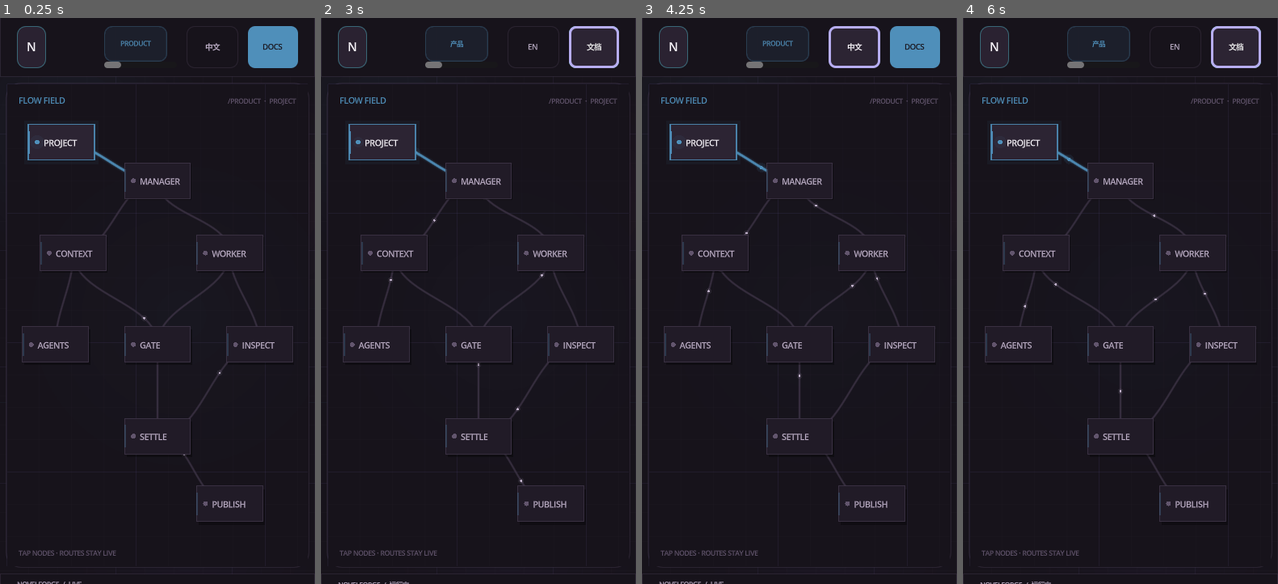
Above: before the commit, frames 1-4 (left to right).
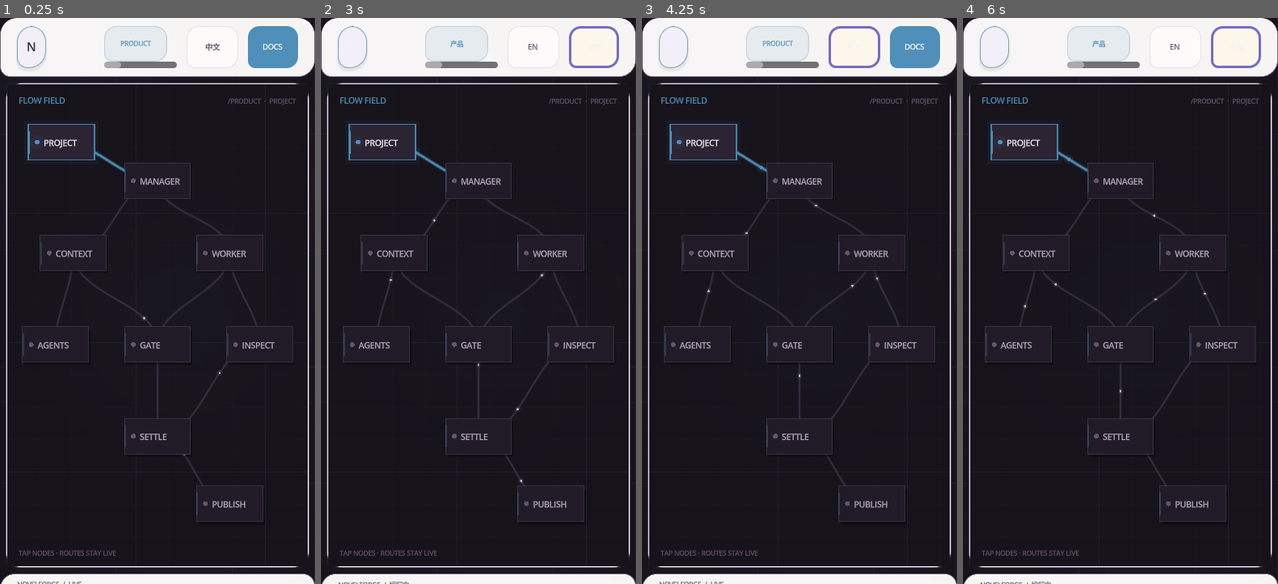
Above: after the commit, the same moments.

Repository: xiaooye/Quillframe
Game: Godot game, scene res://Main.tscn
Two runs of this game, one before a commit and one after it. Both use one fixed random seed, a clock stepped at 60 frames per second and the inputs below.
Inputs:
- Up to frame 1 (0.25 s): no input
- Up to frame 2 (3 s): click "PRODUCT" at 0.5 s; click "STUDIO" at 1.25 s; click "产品" at 2 s; click "架构" at 2.75 s
- Up to frame 3 (4.25 s): click "EN" at 3.5 s
- Up to frame 4 (6 s): click "ARCHITECTURE" at 4.25 s; click "中文" at 5 s; click "文档" at 5.75 s

The runs differ from the first frame. In frame 1, 12% of the frame differs, in the area x 0-100%, y 0-100%; in frame 2, 13%; in frame 3, 12%; in frame 4, 13%.

Commit message:
feat(site): project Story Loom Atelier into Godot controls

Diff:
--- a/site/godot/scripts/theme_bridge.gd
+++ b/site/godot/scripts/theme_bridge.gd
@@ -1,6 +1,7 @@
 extends Node
 
 const Story = preload("res://generated/story_loom_tokens.gd")
+const Atelier = preload("res://scripts/atelier_theme.gd")
 
 const OLD_TEXT := Color("eef4fb")
 const OLD_MUTED := Color("73839d")
@@ -68,22 +69,47 @@
 			var style: StyleBoxFlat = source.duplicate()
 			style.bg_color = _map_color(style.bg_color, accent)
 			style.border_color = _map_color(style.border_color, accent)
+			_apply_atelier_shape(style, control)
 			control.add_theme_stylebox_override(style_name, style)
+
+func _apply_atelier_shape(style: StyleBoxFlat, control: Control) -> void:
+	if control is Button:
+		style.corner_radius_top_left = maxi(style.corner_radius_top_left, 14)
+		style.corner_radius_top_right = maxi(style.corner_radius_top_right, 14)
+		style.corner_radius_bottom_left = maxi(style.corner_radius_bottom_left, 8)
+		style.corner_radius_bottom_right = maxi(style.corner_radius_bottom_right, 14)
+	elif control is PanelContainer:
+		style.corner_radius_top_left = maxi(style.corner_radius_top_left, 20)
+		style.corner_radius_top_right = maxi(style.corner_radius_top_right, 20)
+		style.corner_radius_bottom_left = maxi(style.corner_radius_bottom_left, 12)
+		style.corner_radius_bottom_right = maxi(style.corner_radius_bottom_right, 20)
+		if style.bg_color.a > 0.12 and style.shadow_size == 0:
+			style.shadow_color = Atelier.shadow(0.085)
+			style.shadow_size = 2
+			style.shadow_offset = Vector2(0, 3)
 
 func _map_color(value: Color, accent: Color) -> Color:
 	if value.a <= 0.001: return value
-	for story_color in [Story.BACKGROUND, Story.FOREGROUND, Story.MUTED, Story.MUTED_FOREGROUND, Story.CARD, Story.BORDER, Story.PRIMARY, Story.PRIMARY_FOREGROUND, Story.RING, Story.PROJECT, Story.RUNTIME, Story.EDITORIAL, Story.EVIDENCE, Story.VALIDATED, Story.REJECTED, Story.NEUTRAL]:
+	if _same_rgb(value, Story.BACKGROUND) or _same_rgb(value, Story.SURFACE_SUNKEN): return _with_alpha(Atelier.paper(), value.a)
+	if _same_rgb(value, Story.CARD) or _same_rgb(value, Story.SURFACE_RAISED): return _with_alpha(Atelier.paper(), value.a)
+	if _same_rgb(value, Story.MUTED) or _same_rgb(value, Story.SURFACE_OVERLAY): return _with_alpha(Atelier.paper_warm(), value.a)
+	if _same_rgb(value, Story.FOREGROUND) or _same_rgb(value, Story.CARD_FOREGROUND): return _with_alpha(Atelier.ink(), value.a)
+	if _same_rgb(value, Story.MUTED_FOREGROUND): return _with_alpha(Atelier.pencil(), value.a)
+	if _same_rgb(value, Story.BORDER): return _with_alpha(Atelier.line(value.a), value.a)
+	if _same_rgb(value, Story.PRIMARY) or _same_rgb(value, Story.RING): return _with_alpha(Story.RUNTIME, value.a)
+	if _same_rgb(value, Story.PRIMARY_FOREGROUND): return _with_alpha(Atelier.ink(), value.a)
+	for story_color in [Story.PROJECT, Story.RUNTIME, Story.EDITORIAL, Story.EVIDENCE, Story.VALIDATED, Story.REJECTED, Story.NEUTRAL]:
 		if _same_rgb(value, story_color): return _with_alpha(story_color, value.a)
-	if _same_rgb(value, OLD_TEXT): return _with_alpha(Story.FOREGROUND, value.a)
-	if _same_rgb(value, OLD_MUTED) or _same_rgb(value, OLD_SOFT): return _with_alpha(Story.MUTED_FOREGROUND, value.a)
-	if _same_rgb(value, OLD_BORDER) or _same_rgb(value, OLD_BORDER_SOFT): return _with_alpha(Story.BORDER, value.a)
+	if _same_rgb(value, OLD_TEXT): return _with_alpha(Atelier.ink(), value.a)
+	if _same_rgb(value, OLD_MUTED) or _same_rgb(value, OLD_SOFT): return _with_alpha(Atelier.pencil(), value.a)
+	if _same_rgb(value, OLD_BORDER) or _same_rgb(value, OLD_BORDER_SOFT): return _with_alpha(Atelier.line(value.a), value.a)
 	var key := value.to_html(false).substr(0, 6).to_lower()
 	if OLD_ACCENTS.has(key): return _with_alpha(_semantic_color(str(OLD_ACCENTS[key])), value.a)
 	if _same_rgb(value, accent): return _with_alpha(accent, value.a)
 	var luma := value.get_luminance()
-	if luma < 0.065: return _with_alpha(Story.BACKGROUND, value.a)
-	if luma < 0.13: return _with_alpha(Story.CARD, value.a)
-	if luma < 0.22: return _with_alpha(Story.MUTED, value.a)
+	if luma < 0.065: return _with_alpha(Atelier.paper(), value.a)
+	if luma < 0.13: return _with_alpha(Atelier.paper_warm(), value.a)
+	if luma < 0.22: return _with_alpha(Atelier.paper_violet(), value.a)
 	return value
 
 func _same_rgb(a: Color, b: Color) -> bool:
@@ -99,7 +125,7 @@
 		"evidence": return Story.EVIDENCE
 		"validated": return Story.VALIDATED
 		"rejected": return Story.REJECTED
-		_: return Story.MUTED_FOREGROUND
+		_: return Story.NEUTRAL
 
 func _accent_for_route(route: String) -> Color:
 	match route:
@@ -109,10 +135,11 @@
 		"/inspect": return Story.PROJECT
 		"/playground": return Story.EDITORIAL
 		"/agents": return Story.VALIDATED
-		"/changelog": return Story.MUTED_FOREGROUND
+		"/changelog": return Story.NEUTRAL
 		_: return Story.PROJECT
 
 func _publish_theme() -> void:
 	if _document == null: return
 	_document.documentElement.dataset.novelforgeTheme = "story-loom-v2"
+	_document.documentElement.dataset.novelforgeExperience = Atelier.EXPERIENCE
 	_document.documentElement.dataset.novelforgeTokenSchema = Story.TOKEN_SCHEMA
